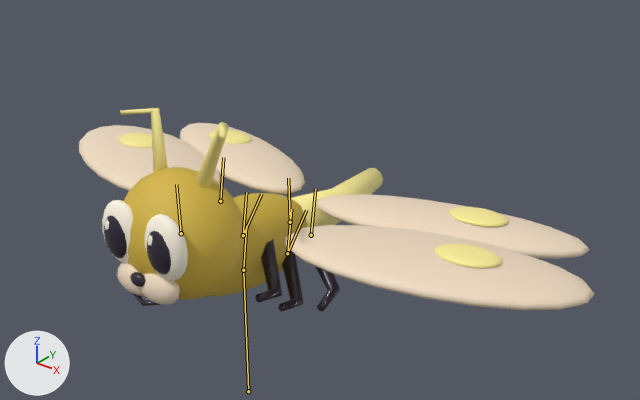
The glTF model 幻靈奇旅/models/spirits/zapdos.glb, before and after one commit.
Both versions are drawn from a 50 mm lens placed at (5.84, -6.1, 4.89), pointed at (0.41, 0.69, 0.68). The lights are fixed; the arrows at lower left show +X, +Y and +Z. The first picture is the older version. Both versions are drawn at frame 7 of the action 'Attack'; the numbers are the values there. The bones that bend it are drawn over the model as lines.

Objects in the first picture: '雷紋巨蛾 unified skin'.
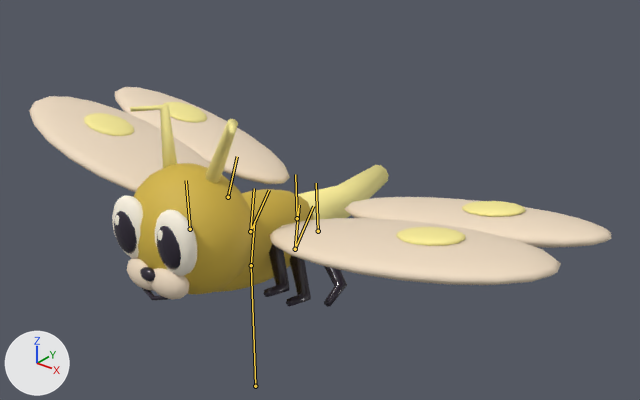
Where the change shows, as pixel boxes [x1, y1, x2, y2] in the pictures (640 x 400 px):
'雷紋巨蛾 unified skin', posed (13% wider, 8% taller): before [79, 108, 595, 311]; after [29, 87, 612, 307]
bone 'Root', root to tip: before (248, 391) to (243, 270); after (255, 386) to (251, 265)
bone 'WingL', root to tip: before (220, 201) to (223, 157); after (228, 197) to (237, 156)
bone 'WingR', root to tip: before (311, 235) to (315, 188); after (318, 231) to (316, 183)

The change, as a diff of the scene's bpy script:
```diff
--- a/幻靈奇旅/models/spirits/zapdos.glb.py
+++ b/幻靈奇旅/models/spirits/zapdos.glb.py
@@ bone_root @@
 bone_root = bpy.data.objects['zapdos'].pose.bones['Root']
-bone_root.location = (0.0, -0.345, 0.122)
+bone_root.location = (0.0, -0.345, 0.0)
@@ bone_wingl @@
 bone_wingl = bpy.data.objects['zapdos'].pose.bones['WingL']  # child of 'Body'
-bone_wingl.rotation_quaternion = (0.978, 0.0, -0.208, 0.0)  # degrees (0, -24, 0)
+bone_wingl.rotation_quaternion = (0.996, 0.0, 0.0, -0.09)  # degrees (0, 0, -10)
@@ bone_wingr @@
 bone_wingr = bpy.data.objects['zapdos'].pose.bones['WingR']  # child of 'Body'
-bone_wingr.rotation_quaternion = (0.978, 0.0, 0.208, 0.0)  # degrees (0, 24, 0)
+bone_wingr.rotation_quaternion = (0.996, 0.0, 0.0, 0.09)  # degrees (0, 0, 10)
```
